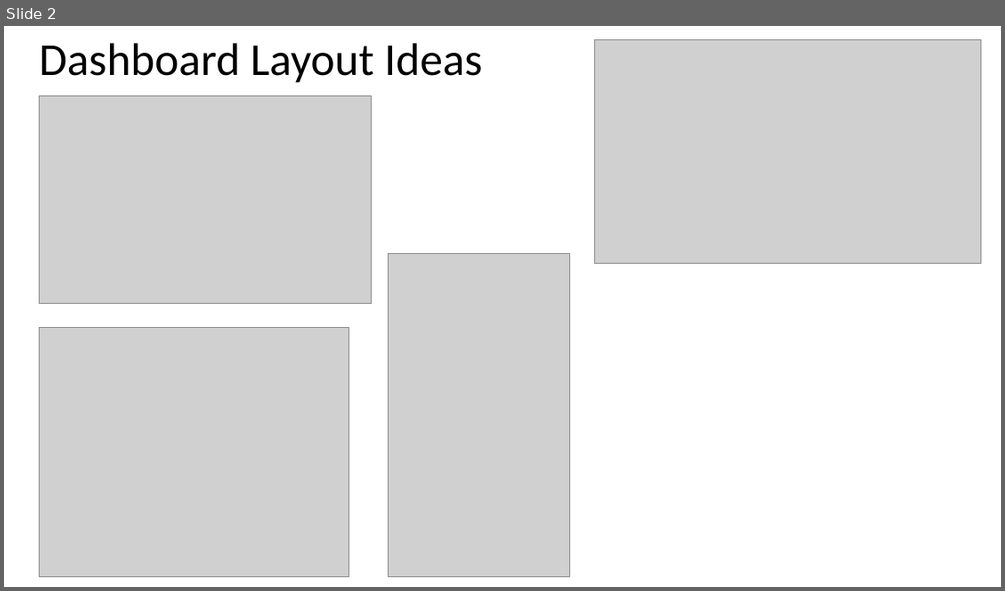
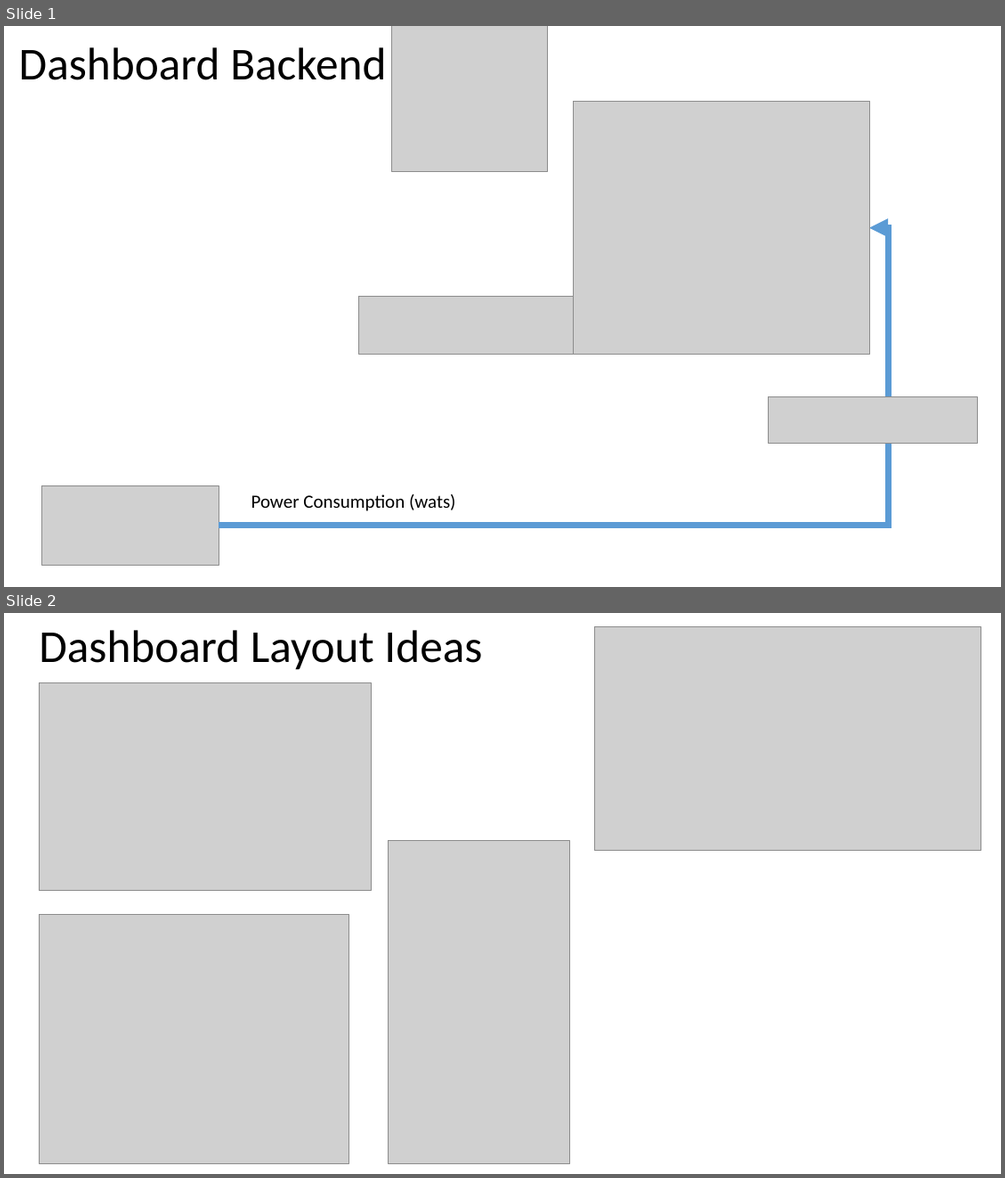
Before and after one commit to dlemas/home-energy, a slide deck: figures/project_overview.pptx. Shown one above the other, each under a label of ours: slide 2 before the commit, slides 1 and 2 after it. The pictures are 1005x591 and 1005x1178 pixels, drawn with LibreOffice and Linux fonts; fonts in the diff are those of the drawing; grey boxes stand for pictures. Boxes give left, top, right and bottom in pixels: in the first picture for what was removed or moved away, otherwise in the second. Text is boxed around its words. In the diff, an @@ line names an element or a change of style, - is before the commit and + after.

```diff
--- a/figures/project_overview.pptx
+++ b/figures/project_overview.pptx
@@ slide 1 added at (4, 26, 1001, 587), background #FFFFFF @@
@@ text added at (19, 47, 386, 80), 44 pt, text #000000 @@
+Dashboard Backend
@@ picture added at (391, 26, 547, 171) @@
@@ picture added at (573, 102, 869, 354) @@
@@ picture added at (573, 145, 663, 208) @@
@@ rectangle added at (573, 183, 667, 208), fill #FFFFFF, outline #FFFFFF 1 pt @@
@@ elbow arrow added from (218, 524) to (869, 228), #5B9BD5 6 pt @@
@@ picture added at (358, 297, 573, 354) @@
@@ picture added at (769, 397, 978, 443) @@
@@ picture added at (41, 485, 218, 564) @@
@@ text added at (251, 494, 456, 511), 18 pt, text #000000 @@
+Power Consumption (wats)
```
Also in this commit, not shown: 1 slide removed, 8 other files.
